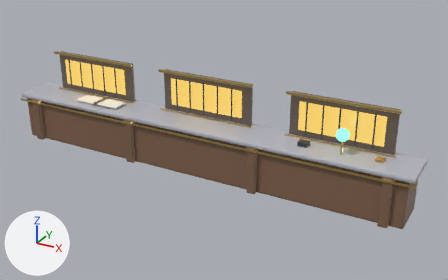
The glTF model public/models/noir-kit/teller-counter.glb as it was, and as the next commit left it.
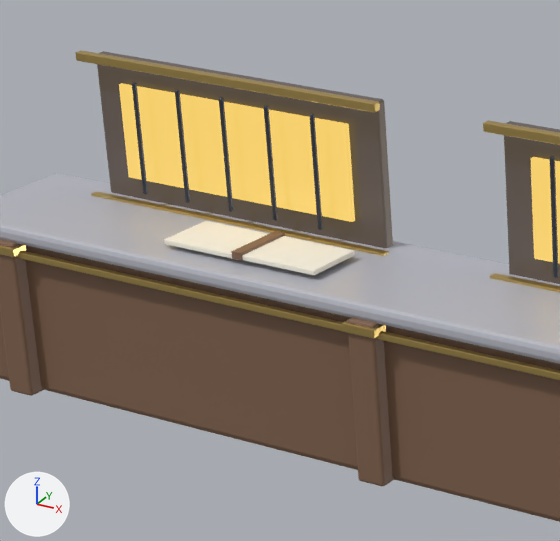
There are two pictures of each version: one whole from a camera (50 mm lens) standing at (6.99, -11.49, 6.62) and looking at (0.61, 0.12, 0.81), one close up on the part from 8% to 40% of the width and 14% to 63% of the height. The lights are fixed; the arrows at lower left show +X, +Y and +Z. The last two pictures show the newer version. Where no turn or scale is listed for an object, it has been applied to the vertices.

In view in the first close-up: 'brass toe rail across counter', 'carved oak counter pilaster 0', 'carved oak counter pilaster 1', 'long dark oak teller counter body', 'open ledger book left page', 'open ledger book right page', 'teller cage smoked glass 0', 'teller cage smoked glass 1', 'teller cage top rail 0', 'teller cage warm interior glow 0', 'teller cage warm interior glow 1', 'thick marble counter slab' and 12 more.
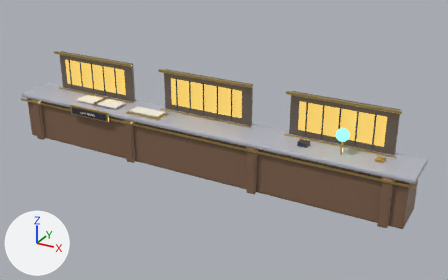
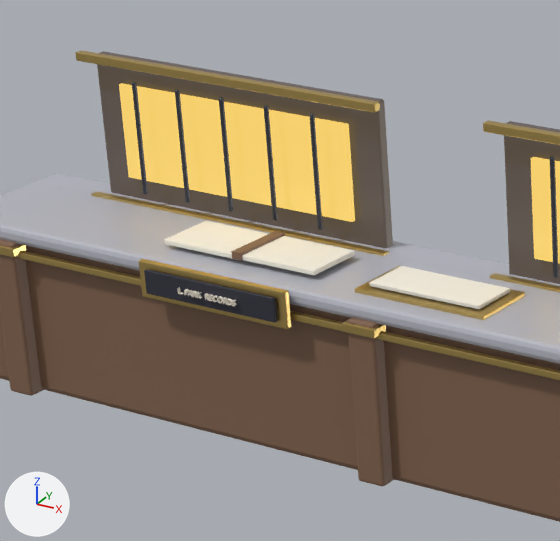
Pixel boxes (x1, y1, x2, y2) of what changed, in the close-ups (560 x 541 px):
'hallway log paper card', added: after (369, 266, 510, 309)
'lillian records black inset', added: after (144, 269, 277, 323)
'lillian records brass desk plate', added (yellow): after (139, 259, 291, 329)
'hallway log brass tray', added: after (355, 266, 525, 320)
'lillian records desk text', added: after (177, 287, 237, 306)

Diff of the bpy script that builds the scene:
```diff
--- a/public/models/noir-kit/teller-counter.glb.py
+++ b/public/models/noir-kit/teller-counter.glb.py
@@ mat_aged_cream_enamel @@
+mat_aged_cream_enamel = principled_material('aged cream enamel')
+mat_aged_cream_enamel.base_color = (0.914, 0.847, 0.714)  # pale yellow #f5eddc
+mat_aged_cream_enamel.roughness = 0.72
@@ mat_lacquer_black_enamel @@
+mat_lacquer_black_enamel = principled_material('lacquer black enamel')
+mat_lacquer_black_enamel.base_color = (0.0275, 0.0275, 0.0431)  # dark grey #2e2e3b
+mat_lacquer_black_enamel.roughness = 0.7
@@ me_cube_466 @@
+me_cube_466.from_pydata(...)  # 56 vertices, 108 faces; spans x -0.41..0.41, y -0.17..0.17, z -0.012..0.012
+me_cube_466.materials.append(mat_ledger_paper)  # white #f8f2e3
@@ me_cube_465 @@
+me_cube_465.from_pydata(...)  # 56 vertices, 108 faces; spans x -0.48..0.48, y -0.23..0.23, z -0.03..0.03
+me_cube_465.materials.append(mat_aged_brushed_brass)  # yellow #d4b76e
@@ me_text_004 @@
+me_text_004.from_pydata(...)  # 1458 vertices, 2384 faces; spans x -0.228..0.23, y -0.01..0.01, z -0.017..0.022
+me_text_004.materials.append(mat_aged_cream_enamel)  # pale yellow #f5eddc
@@ me_cube_464_1 @@
+me_cube_464_1.from_pydata(...)  # 56 vertices, 108 faces; spans x -0.52..0.52, y -0.012..0.012, z -0.08..0.08
+me_cube_464_1.materials.append(mat_lacquer_black_enamel)  # dark grey #2e2e3b
@@ me_cube_463_1 @@
+me_cube_463_1.from_pydata(...)  # 56 vertices, 108 faces; spans x -0.59..0.59, y -0.022..0.022, z -0.125..0.125
+me_cube_463_1.materials.append(mat_aged_brushed_brass)  # yellow #d4b76e
@@ ob_hallway_log_paper_card @@
+ob_hallway_log_paper_card = bpy.data.objects.new('hallway log paper card', me_cube_466)
+ob_hallway_log_paper_card.location = (-1.35, -0.14, 1.24)
@@ ob_hallway_log_brass_tray @@
+ob_hallway_log_brass_tray = bpy.data.objects.new('hallway log brass tray', me_cube_465)
+ob_hallway_log_brass_tray.location = (-1.35, -0.14, 1.19)
@@ ob_lillian_records_desk_text @@
+ob_lillian_records_desk_text = bpy.data.objects.new('lillian records desk text', me_text_004)
+ob_lillian_records_desk_text.location = (-2.78, -0.65, 1.08)
@@ ob_lillian_records_black_inset @@
+ob_lillian_records_black_inset = bpy.data.objects.new('lillian records black inset', me_cube_464_1)
+ob_lillian_records_black_inset.location = (-2.78, -0.62, 1.08)
@@ ob_lillian_records_brass_desk_plate @@
+ob_lillian_records_brass_desk_plate = bpy.data.objects.new('lillian records brass desk plate', me_cube_463_1)
+ob_lillian_records_brass_desk_plate.location = (-2.78, -0.58, 1.08)
```
